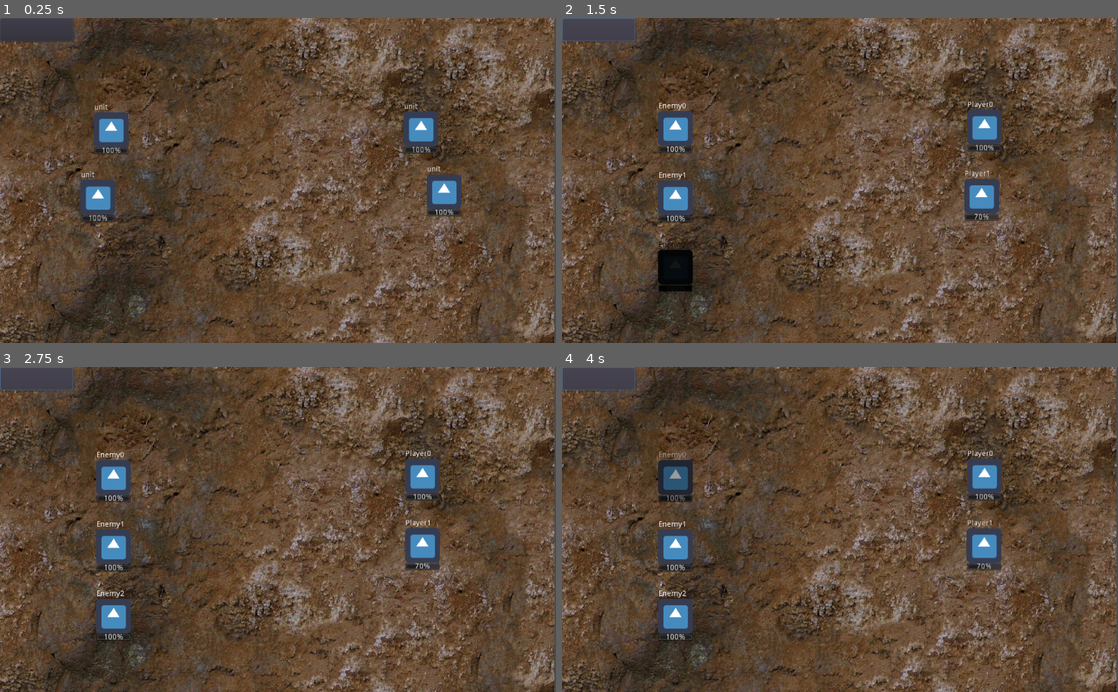
Above: before the commit, frames 1-4 (two rows, left to right).
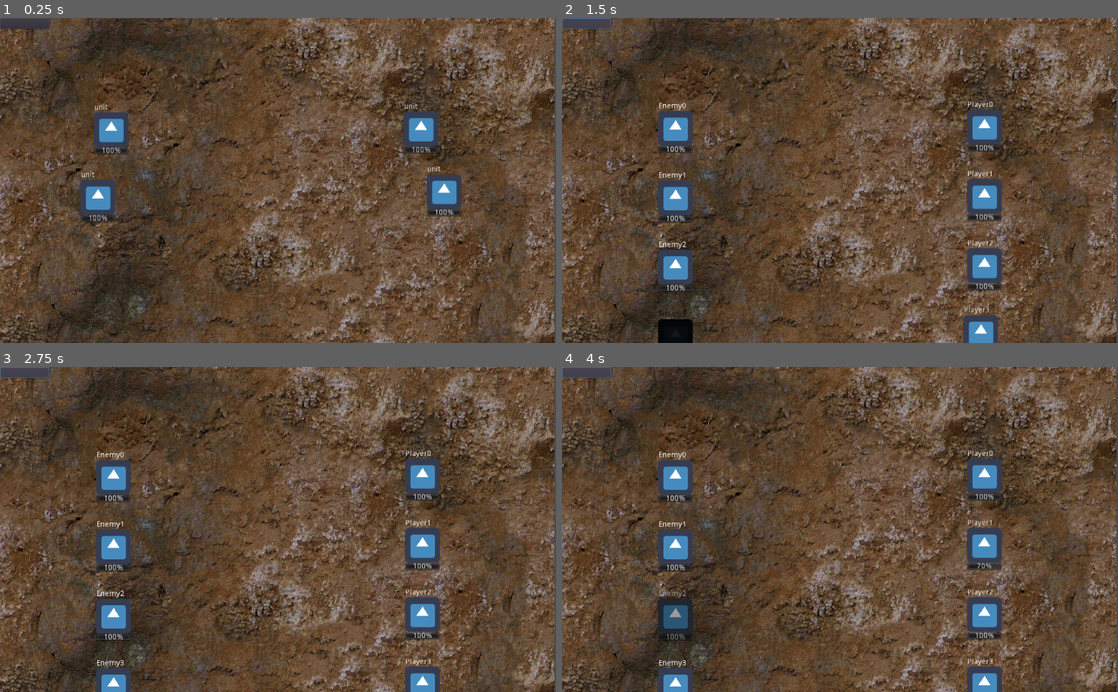
Above: after the commit, the same moments.

Repository: fenixnix/GodotPersudo3DDemo
Game: Godot game, scene res://SimpleBattle/SimpleBattle.tscn
The game is run twice, just before and just after one commit, with the same random seed, the same clock (stepped at 60 frames per second) and the same inputs. The project has no main scene, so this scene is started directly. The engine's default icon, where the game draws it, is replaced by a stand-in: a white triangle on a blue panel in a dark square.
Inputs (mouse positions are in pixels of both pictures, inside the frame that each line leads up to; where the layout moved, square brackets give the same spot in the first picture):
- Up to frame 1 (0.25 s): no input
- Up to frame 2 (1.5 s): click (584, 24) [600, 31] at 0.5 s; click (584, 24) [600, 31] at 1.25 s
- Up to frame 3 (2.75 s): click (22, 373) [38, 380] at 2 s
- Up to frame 4 (4 s): tap Enter at 3.5 s

The runs differ from the first frame. In frame 1, 0.6% of the frame differs, in the area x 0-14%, y 0-8%; in frame 2, 3.6%; in frame 3, 2.5%; in frame 4, 4.0%, in the area x 0-80%, y 0-100%.
Error before the commit: Invalid get index 'name' (on base: 'previously freed instance'). (res://SimpleBattle/SimpleBattle.gd:59)
Error after the commit: Invalid get index 'name' (on base: 'previously freed instance'). (res://SimpleBattle/SimpleBattle.gd:56)

Commit message:
battle commit

Diff:
--- a/SimpleBattle/Battler.gd
+++ b/SimpleBattle/Battler.gd
@@ -8,9 +8,7 @@
 var name_text = "unit"
 var team = 0
 
-# Called when the node enters the scene tree for the first time.
 func _ready():
-	pass # Replace with function body.
 	Refresh()
 
 func Attack(target):
--- a/SimpleBattle/Game.gd
+++ b/SimpleBattle/Game.gd
@@ -1,4 +1,9 @@
+#代码我上传到Github上了
+#
+#https://github.com/fenixnix/GodotPersudo3DDemo
+#仓库地址
+
 extends Node2D
 
-func _on_Button_pressed():
+func _on_Button_pressed():#加载并执行战斗脚本
 	$Battle.Start()
--- a/SimpleBattle/Interactive.gd
+++ b/SimpleBattle/Interactive.gd
@@ -2,10 +2,10 @@
 
 signal send_result(data)
 
-func Interactive(btl):
+func Interactive(btl):#根据传入的单位数据进行交互，在这部分加入行动菜单技能列表等，另外还需要加入后续的目标选择
 	$Menu/Label.text = btl.name_text
 	show()
 
-func _on_Button_pressed():
-	emit_signal("send_result","attack")
+func _on_Button_pressed():#这个信号由攻击attack按钮提供，最终程序由交互部分打包所有交互信息（选择什么技能，或道具，目标是什么等）
+	emit_signal("send_result","attack")#将交互数据返回给战斗进程来执行战斗
 	hide()
--- a/SimpleBattle/SimpleBattle.gd
+++ b/SimpleBattle/SimpleBattle.gd
@@ -1,102 +1,100 @@
 extends Node2D
 
-export(PackedScene) var battlerPrefab
+export(PackedScene) var battlerPrefab#单位的Prefab
 
-var running = false
+var running = false#战斗运行状态
 
-onready var players = $Player
-onready var enemys = $Enemy
-
-var battler_list = []
+onready var players = $Player#玩家角色节点
+onready var enemys = $Enemy#敌人角色节点
 
 func Start():
 	InitBattle()
 
-func InitBattle():
-	InitPlayer(2)
-	InitEnemy(3)
-	yield(get_tree(),"idle_frame")
+func InitBattle():#初始化双方队伍
+	InitPlayer(4)
+	InitEnemy(6)
+	yield(get_tree(),"idle_frame")#等待节点清除并初始化完成后开始战斗循环
 	running = true
 	Battle()
 
 func InitPlayer(num):
 	for u in players.get_children():
 		u.queue_free();
-	yield(get_tree(),"idle_frame")
+	yield(get_tree(),"idle_frame")#等待清除后插入
 	InitUnit(players,0,num)
 
 func InitEnemy(num):
 	for u in enemys.get_children():
 		u.queue_free();
-	yield(get_tree(),"idle_frame")
+	yield(get_tree(),"idle_frame")#同上
 	InitUnit(enemys,1,num)
 
 func InitUnit(root,team,num):
 	var position = Vector2.ZERO
 	for n in num:
-		var btl = battlerPrefab.instance();
-		btl.team = team
+		var btl = battlerPrefab.instance();#实例化单位
+		btl.team = team#设置单位队伍和名字
 		if team == 0:
 			btl.name_text = "Player"+str(n)
 		else:
 			btl.name_text = "Enemy"+str(n)
 		btl.position = position;
-		position += Vector2.DOWN*(64 + 64)
-		root.add_child(btl)
-		btl.Refresh()
+		position += Vector2.DOWN*(64 + 64)#设置单位出生偏移量
+		root.add_child(btl)#将实例化的单位添加到队伍节点中
+		btl.Refresh()#刷新单位显示内容
 
 func Battle():
-	while(running):
+	while(running):#战斗主循环
 		Turn()
 		yield(self,"turn")
 
-signal turn()
-
+signal turn()#回合结束信号
 func Turn():
 	print("Turn")
-	var btlLst = Sort()
-	for b in btlLst:
+	var btlLst = Sort()#根据速度排列单位的行动顺序
+	for b in btlLst:#在一个回合中根据行动顺序遍历单位
 		print("%s action"%[b.name])
-		if b.team == 0:
+		if b.team == 0:#如果是我方单位，进入交互阶段，用yield等待输入信息避免主进程卡死
 			Interactive(b)
 			var result = yield($GUI/Interactive,"send_result")
 			print(result)
 			b.Attack(enemys.get_children()[randi()%enemys.get_child_count()])
-		else:
+		else:#如果是我方单位，调用AI来行动
 			EnemyAI(b)
 			yield(get_tree().create_timer(0.5),"timeout")
 
-		if CheckBattleResult():
+		if CheckBattleResult():#每次单位行动后检查战斗是否结束。
 			running = false
 			break
 
-		yield(get_tree().create_timer(1.5),"timeout")
-	emit_signal("turn")
+		yield(get_tree().create_timer(1.5),"timeout")#每次行动等待1.5s
+	emit_signal("turn")#发送回合结束信号，进入下个回合
 
-func Interactive(btl):
+func Interactive(btl):#调用UI层的交互函数
 	$GUI/Interactive.Interactive(btl)
 
 func EnemyAI(btl):
 	btl.Attack(players.get_children()[randi()%players.get_child_count()])
 
-func Sort():
+func Sort():#行动顺序生成函数
 	var list = []
+	#添加双方单位，构造一个结构，添加单位btl，速度spd（单位行动速度+0~3的随机值）
 	for p in players.get_children():
 		list.append({"btl":p,"spd":p.spd + randi()%3})
 	for e in enemys.get_children():
 		list.append({"btl":e,"spd":e.spd + randi()%3})
-	list.sort_custom(MyCustomSorter,"sort_spd")
+	list.sort_custom(MyCustomSorter,"sort_spd")#自定义排序算法
 	print(str(list))
-	var btlLst = []
+	var btlLst = []#将排序好的list添加到战斗序列并返回给战斗回合函数
 	for t in list:
 		btlLst.append(t["btl"])
 	return btlLst
 
-class MyCustomSorter:
+class MyCustomSorter:#根据速度排序
 	static func sort_spd(a, b):
 		if a["spd"]>=b["spd"]:
 			return true
 		return false
 
-func CheckBattleResult():
+func CheckBattleResult():#这里总是返回战斗继续，在其中可任意添加胜利或者失败条件检查来结束战斗或者触发事件
 	return false
--- a/SimpleBattle/SimpleBattle.tscn
+++ b/SimpleBattle/SimpleBattle.tscn
@@ -38,8 +38,8 @@
 [node name="GUI" type="CanvasLayer" parent="Battle"]
 
 [node name="Button" type="Button" parent="Battle/GUI"]
-margin_right = 135.0
-margin_bottom = 43.0
+margin_right = 91.0
+margin_bottom = 20.0
 __meta__ = {
 "_edit_use_anchors_": false
 }
